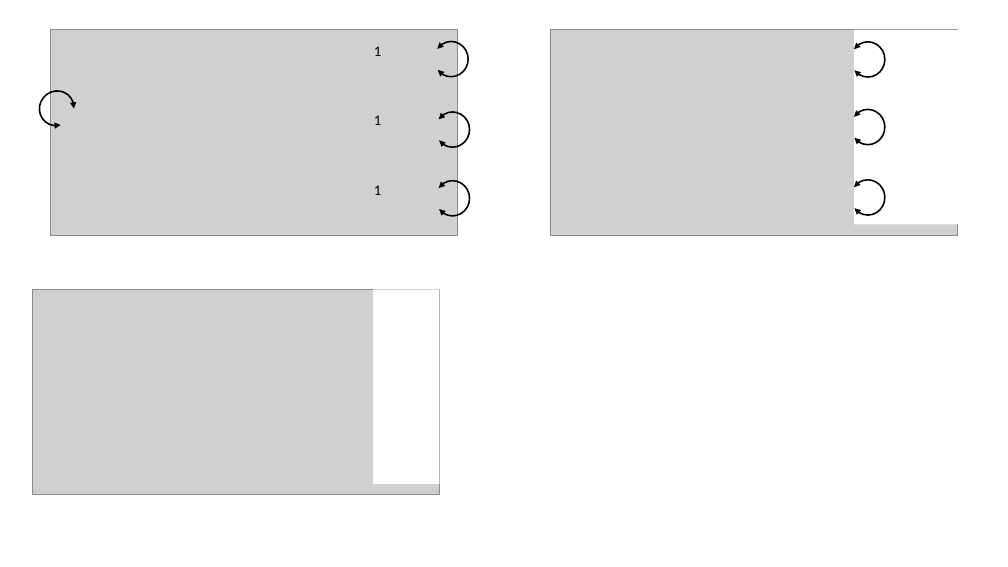
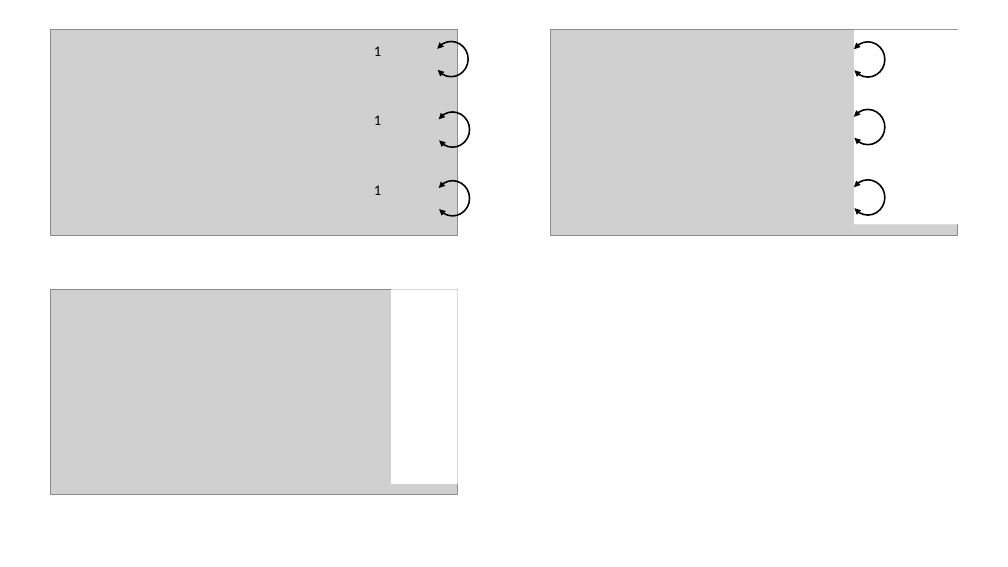
Before and after one commit to uoepsy/dapr3, a slide deck: slide 1 of dapr3_lectures/dapr3_fa_lec/img_sandbox/diag_resid.pptx. Drawn at 1008x567 pixels with LibreOffice and Linux fonts; fonts in the diff are those of the drawing; grey boxes stand for pictures. Boxes give left, top, right and bottom in pixels: in the first picture for what was removed or moved away, otherwise in the second. Text is boxed around its words. In the diff, an @@ line names an element or a change of style, - is before the commit and + after.

```diff
--- a/dapr3_lectures/dapr3_fa_lec/img_sandbox/diag_resid.pptx
+++ b/dapr3_lectures/dapr3_fa_lec/img_sandbox/diag_resid.pptx
@@ arc (boxed as its full ellipse) removed at [32, 84, 81, 133] @@
@@ picture: place and size @@
-picture at [33, 290, 440, 495]
+picture at [51, 290, 458, 495]
@@ rectangle: place and size @@
-rectangle at [374, 290, 440, 484]
+rectangle at [391, 290, 457, 484]
```
Also in this commit, not shown: 5 other files.
